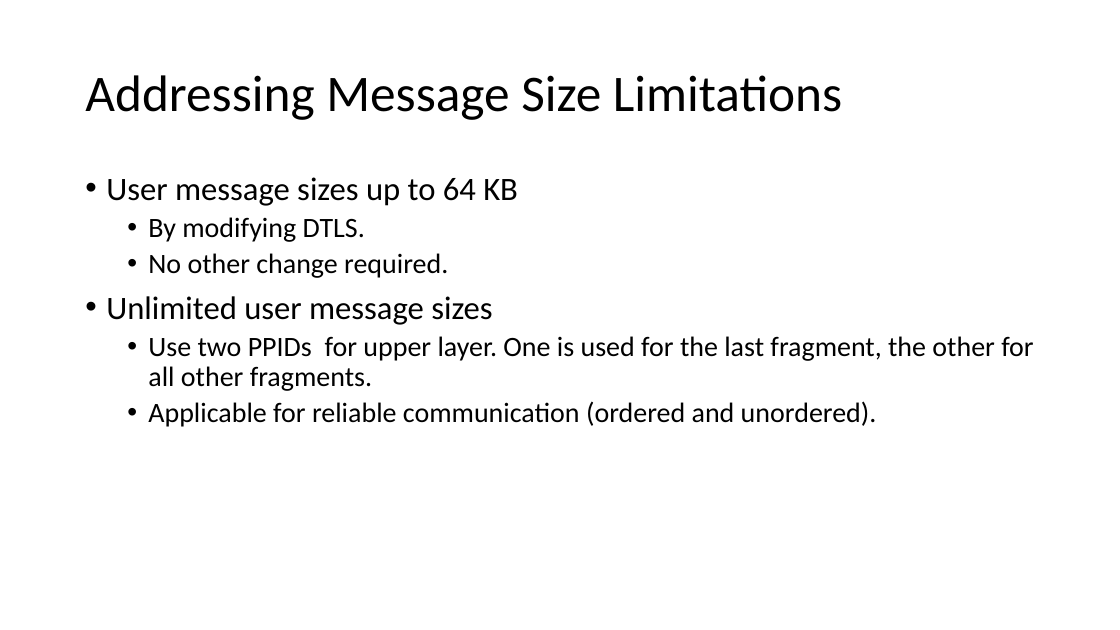
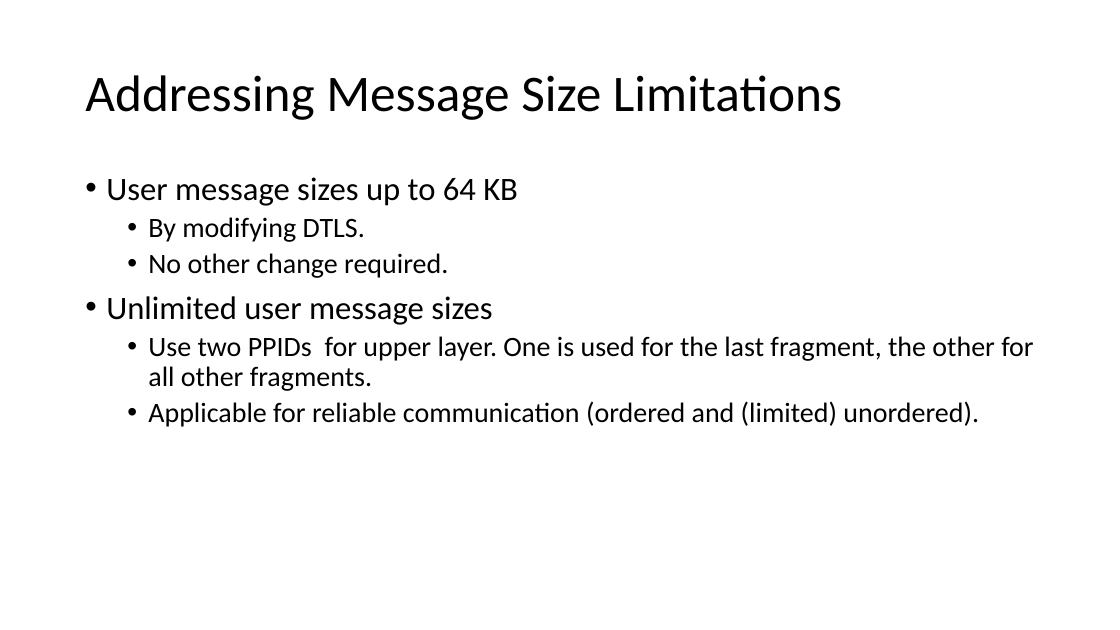
Before and after one commit to sctplab/sctp-dtls-requirements, a slide deck: slide 4 of DTLS_over_SCTP Security.pptx. Drawn at 1120x630 pixels with LibreOffice and Linux fonts; fonts in the diff are those of the drawing. Boxes give left, top, right and bottom in pixels: in the first picture for what was removed or moved away, otherwise in the second. Text is boxed around its words. In the diff, an @@ line names an element or a change of style, - is before the commit and + after.

```diff
--- a/DTLS_over_SCTP Security.pptx
+++ b/DTLS_over_SCTP Security.pptx
@@ text at (x1=148, y1=401, x2=979, y2=427): text changed @@
-  • Applicable for reliable communication (ordered and unordered).
+  • Applicable for reliable communication (ordered and (limited) unordered).
```
Also in this commit, not shown: 1 other file.
